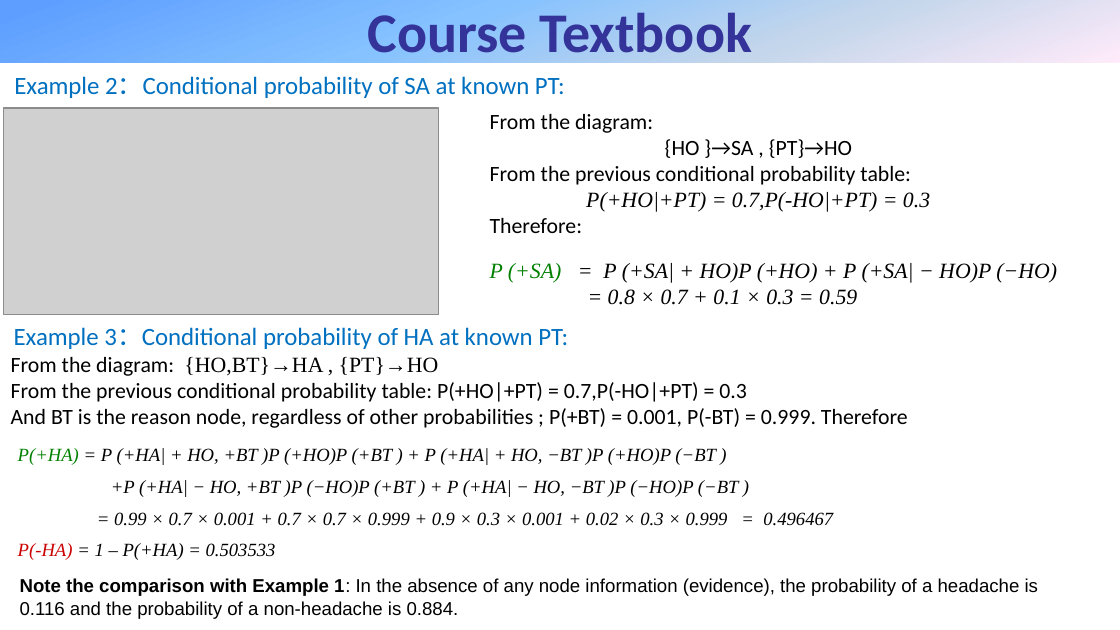
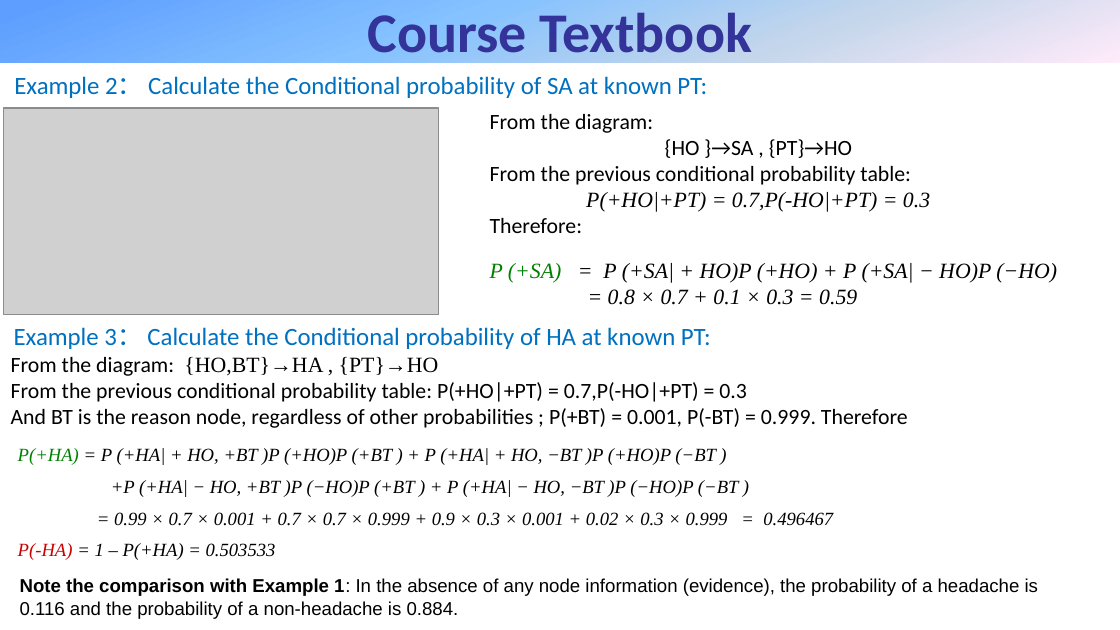
Before and after one commit to WeakX/Notes, a slide deck: slide 7 of ref/BayesNet.pptx. Drawn at 1120x630 pixels with LibreOffice and Linux fonts; fonts in the diff are those of the drawing; grey boxes stand for pictures. Boxes give left, top, right and bottom in pixels: in the first picture for what was removed or moved away, otherwise in the second. Text is boxed around its words. In the diff, an @@ line names an element or a change of style, - is before the commit and + after.

```diff
--- a/ref/BayesNet.pptx
+++ b/ref/BayesNet.pptx
@@ text at [14, 76, 707, 98]: text changed @@
-Example 2：Conditional probability of SA at known PT:
+Example 2： Calculate the Conditional probability of SA at known PT:
@@ text at [14, 327, 711, 349]: text changed @@
-Example 3：Conditional probability of HA at known PT:
+Example 3： Calculate the Conditional probability of HA at known PT:
```
Also in this commit, not shown: 2 other slides changed, 4 slides added, 2 slides removed.
